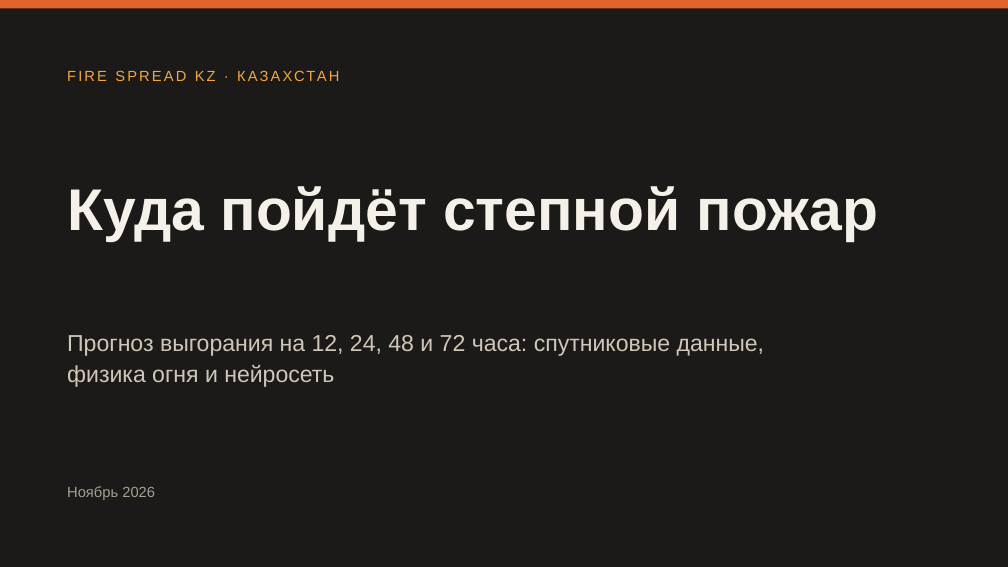
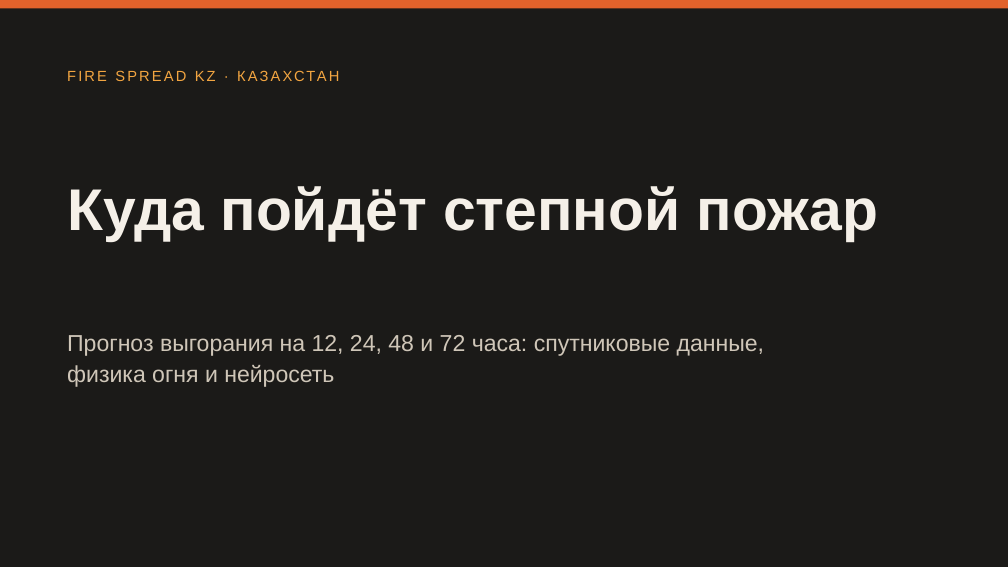
Before and after one commit to Bekabaev/fire_proj, a slide deck: slide 1 of presentation/presentation_editable.pptx. Drawn at 1008x567 pixels with LibreOffice and Linux fonts; fonts in the diff are those of the drawing. Boxes give left, top, right and bottom in pixels: in the first picture for what was removed or moved away, otherwise in the second. Text is boxed around its words. In the diff, an @@ line names an element or a change of style, - is before the commit and + after.

```diff
--- a/presentation/presentation_editable.pptx
+++ b/presentation/presentation_editable.pptx
@@ text removed at (67,486,155,500) @@
-Ноябрь 2026
```
Also in this commit, not shown: 6 other slides changed, 2 slides removed, 7 other files.
